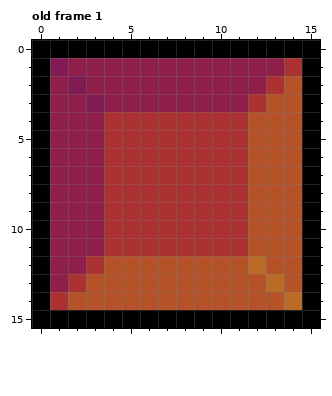
Two states of a pixel-art file, Assets/Aseprite/red.aseprite. Above, as it was before the edit.
16x16 pixels, 1 frame. Pixels under 10% opacity are left out. Shown: old frame 1. The commit also changed other frames, which this record leaves out.
And afterwards:
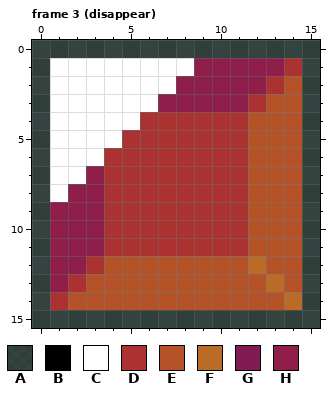
Palette (. is transparent): A #000000a5  B #000000  C #ffffff  D #ac3232  E #b55228  F #ba6b25  G #801b54  H #8f1e4b
A new or re-ordered frame is compared with the old frame closest to it.
Changes in this commit:
frames 1 -> 15
layer "background" added
layer "gem" added
layer "white" added
layer "Layer 1" removed
Changed rows in their new state; - is an unchanged pixel.
Frame 3 (disappear) is new; against old frame 1, layers "white", "background":
first column x 0:
 0 AAAAAAAAAAAAAAAA
 1 ACCCCCCCC------A
 2 ACCCCCCC-------A
 3 ACCCCCC--------A
 4 ACCCCC---------A
 5 ACCCC----------A
 6 ACCC-----------A
 7 ACC------------A
 8 AC-------------A
 9 A--------------A
10 A--------------A
11 A--------------A
12 A--------------A
13 A--------------A
14 A--------------A
15 AAAAAAAAAAAAAAAA
Boxes around the changes in both pictures, in picture pixels (x1, y1, x2, y2):
changed: (32, 40, 320, 328)
